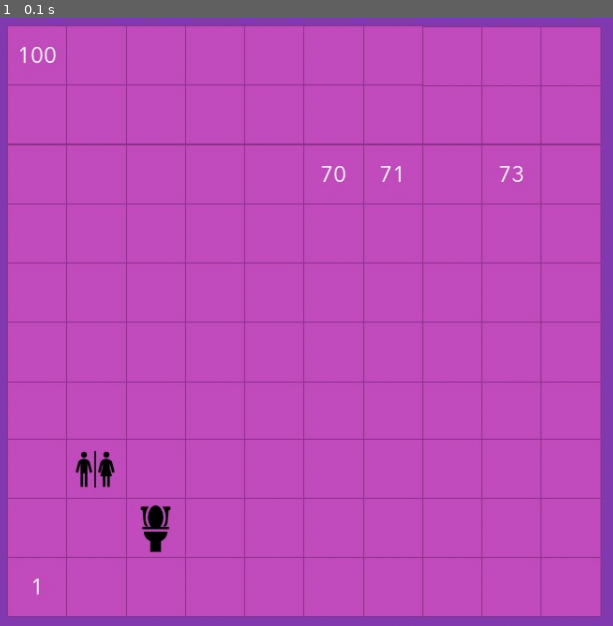
Above: before the commit, frame 1.
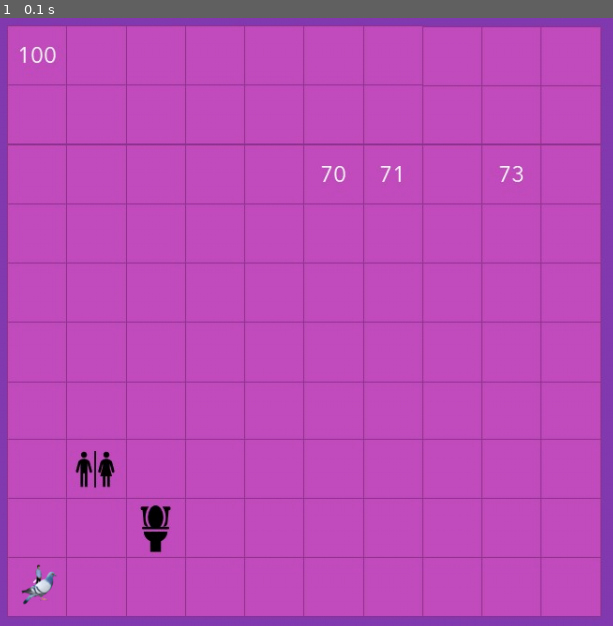
Above: after the commit, the same moment.

Repository: SudaisX/Snakes-and-Kabootars
Game: pygame game, started from main.py
The game is run twice, just before and just after one commit, with the same random seed, the same clock (stepped at 60 frames per second) and the same inputs.
Inputs:
- Up to frame 1 (0.1 s): no input

The runs differ from the first frame. In frame 1, 0.1% of the frame differs, in the area x 3-10%, y 89-97%.

Commit message:
added murts kabbu as a player

Diff:
--- a/main.py
+++ b/main.py
@@ -13,7 +13,7 @@
 background = background = pygame.image.load('images/backgrounds/board.jpg') #('Location of the background image')
 
 #icon and title
-icon = pygame.image.load('images/icons/icon.png') #('icon location')
+icon = pygame.image.load('images/player.png') #('icon location')
 pygame.display.set_caption('Kabib ke Habootars') #('Title of the game)
 pygame.display.set_icon(icon) #display icon
 
@@ -25,10 +25,14 @@
 class Player():
     def __init__(self, player_number):
         self.player_number = player_number
-        self.position = graph.graph[0][3]
+        self.image = pygame.image.load('images/player.png')
+        self.position = graph.graph[0][0][1]
+        # self.x = 295
+        # self.y = 615
+        self.x_change = 0
 
-    def draw(self):
-        pass
+    def draw(self): #draw method
+        screen.blit(self.image, self.position)
 
 #Time class
 class Time():
@@ -45,9 +49,9 @@
 #Setting the graph up
 graph = Graph()
 
-tiles = [i for i in range(1, 101)] #list of all the nodes/tiles
+tiles = [i for i in range(101)] #list of all the nodes/tiles
 #(node, edge, (x, y))
-tile_edges = [(1, 2, (0, 0)), (2, 3, (0, 0)), (3, 4, (0, 0)), (4, 5, (0, 0)), (5, 6, (0, 0)), (6, 7, (0, 0)), (7, 8, (0, 0)), (8, 9, (0, 0)), (9, 10, (0, 0)),
+tile_edges = [(0, 1, (296, 615)), (1, 2, (0, 0)), (2, 3, (0, 0)), (3, 4, (0, 0)), (4, 5, (0, 0)), (5, 6, (0, 0)), (6, 7, (0, 0)), (7, 8, (0, 0)), (8, 9, (0, 0)), (9, 10, (0, 0)),
 (10, 11, (0, 0)), (11, 12, (0, 0)), (12, 13, (0, 0)), (13, 14, (0, 0)), (14, 15, (0, 0)), (15, 16, (0, 0)), (16, 17, (0, 0)), (17, 18, (0, 0)), (18, 19, (0, 0)), (19, 20, (0, 0)),
 (20, 21, (0, 0)), (21, 22, (0, 0)), (22, 23, (0, 0)), (23, 24, (0, 0)), (24, 25, (0, 0)), (25, 26, (0, 0)), (26, 27, (0, 0)), (27, 28, (0, 0)), (28, 29, (0, 0)), (29, 30, (0, 0)),
 (30, 31, (0, 0)), (31, 32, (0, 0)), (32, 33, (0, 0)), (33, 34, (0, 0)), (34, 35, (0, 0)), (35, 36, (0, 0)), (36, 37, (0, 0)), (37, 38, (0, 0)), (38, 39, (0, 0)), (39, 40, (0, 0)),
@@ -70,7 +74,9 @@
 # players = Queue()
 
 #debugging
-# pprint(graph.displayGraph())
+pprint(graph.displayGraph())
+
+sudais = Player(1)
 
 #Game loop
 running = True #Initialise with True to run the gamme
@@ -83,4 +89,6 @@
         if event.type == pygame.QUIT: #Checks if the X button has been pressed on the window, if yes then
             running = False #sets running to False so the game breaks
 
+    sudais.draw()
+
     pygame.display.update() #updates display within the loop
Binary file removed: images/icons/PngItem_4037306.png
Binary file removed: images/icons/canvas2.png
Binary file removed: images/icons/canvas3.png
Binary file removed: images/icons/corona.png
Binary file removed: images/icons/d_grade.png
Binary file removed: images/icons/fail.png
Binary file removed: images/icons/icon.png
Binary file removed: images/icons/outlook.png
Binary file removed: images/icons/panopto.png
Binary file removed: images/icons/plagiarism.png
Binary file removed: images/icons/player.png
Binary file removed: images/icons/tear3.png
(and 2 more such lines)
